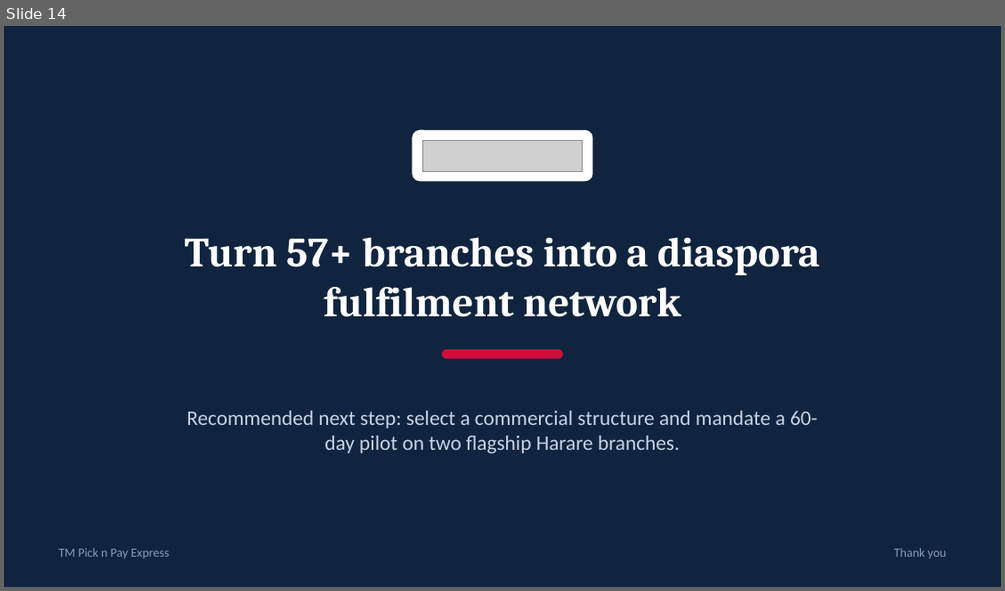
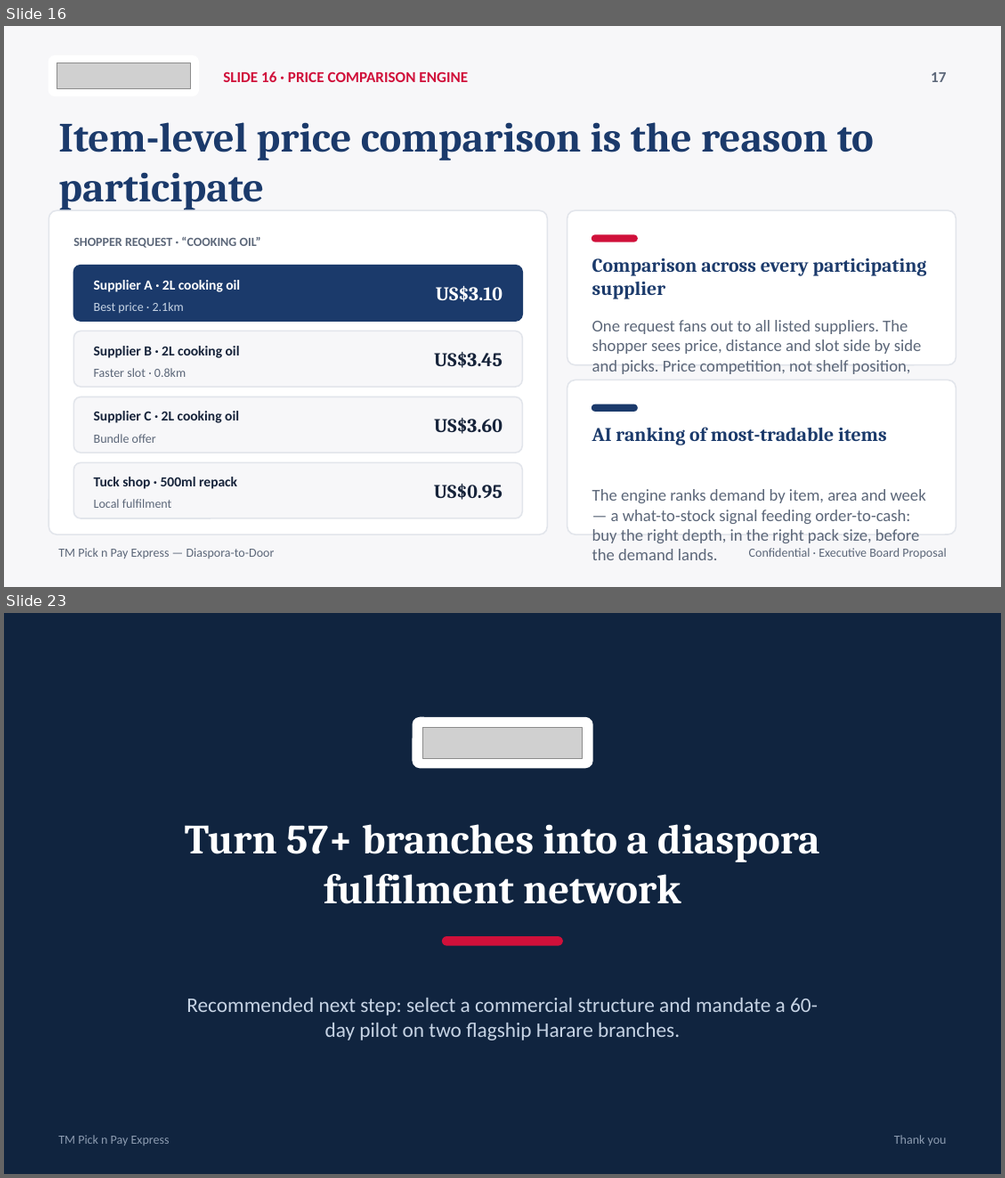
Before and after one commit to gugunyathi/retail-bridge, a slide deck: public/TM-Pick-n-Pay-Express.ppt. Shown one above the other, each under a label of ours: slide 14 before the commit, slides 16 and 23 after it; the slides between them are not shown. The pictures are 1005x591 and 1005x1178 pixels, drawn with LibreOffice and Linux fonts; fonts in the diff are those of the drawing; grey boxes stand for pictures. Boxes give left, top, right and bottom in pixels: in the first picture for what was removed or moved away, otherwise in the second. Text is boxed around its words. In the diff, an @@ line names an element or a change of style, - is before the commit and + after.

```diff
--- a/public/TM-Pick-n-Pay-Express.ppt
+++ b/public/TM-Pick-n-Pay-Express.ppt
@@ slide 16 added at <box>4,26,1001,587</box>, background #F7F7F9 @@
@@ rounded rectangle added at <box>48,56,198,95</box>, fill #FFFFFF, outline #FFFFFF 0.99 pt @@
@@ picture added at <box>57,62,190,89</box> @@
@@ text added at <box>223,71,468,82</box>, 11 pt, text #D0103A, bold @@
+SLIDE 16 · PRICE COMPARISON ENGINE
@@ text added at <box>930,72,946,82</box>, 11 pt, text #5C6779, bold @@
+17
@@ text added at <box>58,122,874,210</box>, 30 pt, text #1B3A6B, bold @@
+Item-level price comparison is the reason to participate
@@ rounded rectangle added at <box>48,210,547,534</box>, fill #FFFFFF, outline #E2E5EB 0.99 pt @@
@@ rounded rectangle added at <box>567,210,956,365</box>, fill #FFFFFF, outline #E2E5EB 0.99 pt @@
@@ text added at <box>73,237,261,248</box>, 9 pt, text #5C6779, bold @@
+SHOPPER REQUEST · “COOKING OIL”
@@ rounded rectangle added at <box>592,235,637,241</box>, fill #D0103A, outline #D0103A 0.99 pt @@
@@ rounded rectangle added at <box>73,265,522,321</box>, fill #1B3A6B, outline #1B3A6B 0.99 pt @@
@@ text added at <box>592,258,927,299</box>, 14 pt, text #1B3A6B, bold @@
+Comparison across every participating supplier
@@ text added at <box>94,280,240,292</box>, 10 pt, text #FFFFFF, bold @@
+Supplier A · 2L cooking oil
@@ text added at <box>436,286,502,302</box>, 14 pt, text #FFFFFF, bold @@
+US$3.10
@@ text added at <box>94,302,184,313</box>, 9 pt, text #C6D3E4 @@
+Best price · 2.1km
@@ rounded rectangle added at <box>73,331,522,386</box>, fill #F7F7F9, outline #E2E5EB 0.99 pt @@
@@ text added at <box>94,346,240,358</box>, 10 pt, text #16233A, bold @@
+Supplier B · 2L cooking oil
@@ text added at <box>592,320,922,540</box>, 12 pt, text #5C6779 @@
+One request fans out to all listed suppliers. The shopper sees price, distance and slot side by side and picks. Price competition, not shelf position, decides the sale.
@@ text added at <box>94,368,186,377</box>, 9 pt, text #5C6779 @@
+Faster slot · 0.8km
@@ text added at <box>434,352,502,368</box>, 14 pt, text #16233A, bold @@
+US$3.45
@@ rounded rectangle added at <box>73,397,522,452</box>, fill #F7F7F9, outline #E2E5EB 0.99 pt @@
@@ rounded rectangle added at <box>567,380,956,534</box>, fill #FFFFFF, outline #E2E5EB 0.99 pt @@
@@ text added at <box>94,410,239,423</box>, 10 pt, text #16233A, bold @@
+Supplier C · 2L cooking oil
@@ text added at <box>434,418,502,434</box>, 14 pt, text #16233A, bold @@
+US$3.60
@@ rounded rectangle added at <box>592,405,637,410</box>, fill #1B3A6B, outline #1B3A6B 0.99 pt @@
@@ text added at <box>94,434,156,443</box>, 9 pt, text #5C6779 @@
+Bundle offer
@@ text added at <box>592,426,887,445</box>, 14 pt, text #1B3A6B, bold @@
+AI ranking of most-tradable items
@@ rounded rectangle added at <box>73,463,522,518</box>, fill #F7F7F9, outline #E2E5EB 0.99 pt @@
@@ text added at <box>94,476,237,489</box>, 10 pt, text #16233A, bold @@
+Tuck shop · 500ml repack
@@ text added at <box>94,499,172,507</box>, 9 pt, text #5C6779 @@
+Local fulfilment
@@ text added at <box>434,483,502,499</box>, 14 pt, text #16233A, bold @@
+US$0.95
@@ text added at <box>592,489,926,560</box>, 12 pt, text #5C6779 @@
+The engine ranks demand by item, area and week — a what-to-stock signal feeding order-to-cash: buy the right depth, in the right pack size, before the demand lands.
@@ text added at <box>58,548,275,558</box>, 9 pt, text #5C6779 @@
+TM Pick n Pay Express — Diaspora-to-Door
@@ text added at <box>749,548,946,558</box>, 9 pt, text #5C6779 @@
+Confidential · Executive Board Proposal
@@ what was slide 14 is now slide 23 @@
```
Also in this commit, not shown: 8 other slides added, 2 other files.
